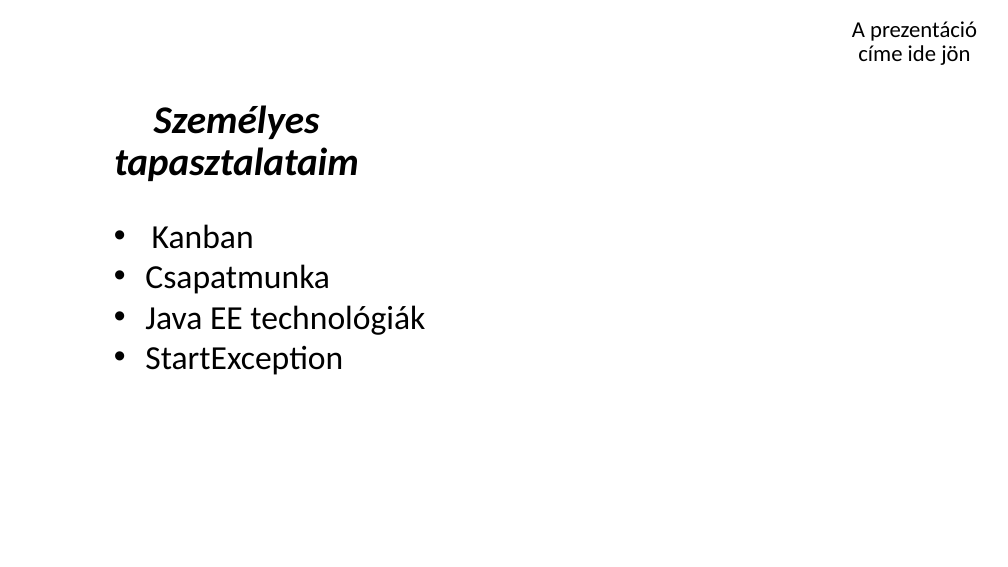
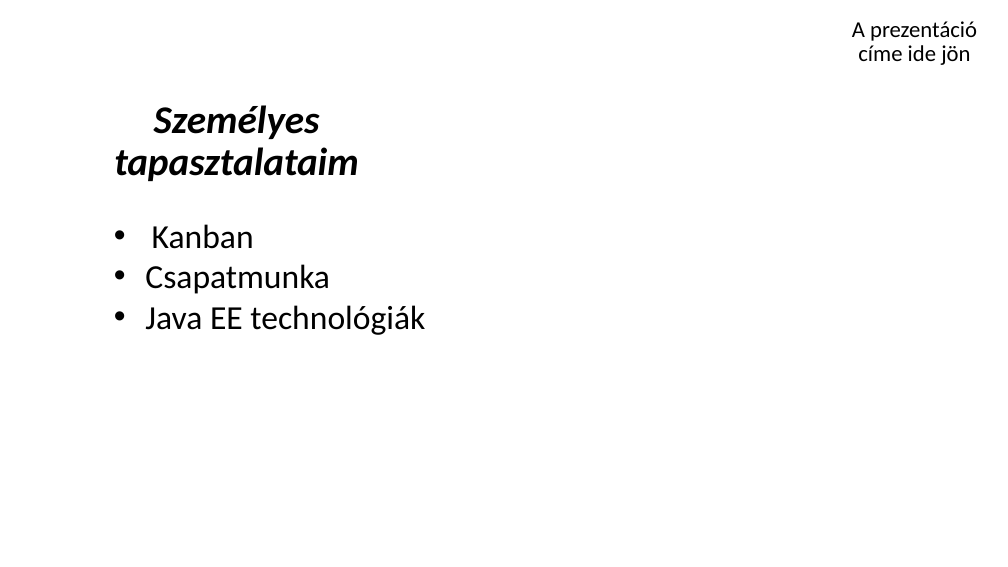
Before and after one commit to schonherz-java-ee-2016-spring/sandbox, a slide deck: slide 7 of Iványi-Nagy Gábor/ivanyi_nagy_gabor.pttx.pptx. Drawn at 1008x567 pixels with LibreOffice and Linux fonts; fonts in the diff are those of the drawing; background and template pictures are left out. Boxes give left, top, right and bottom in pixels: in the first picture for what was removed or moved away, otherwise in the second. Text is boxed around its words. In the diff, an @@ line names an element or a change of style, - is before the commit and + after.

```diff
--- a/Iványi-Nagy Gábor/ivanyi_nagy_gabor.pttx.pptx
+++ b/Iványi-Nagy Gábor/ivanyi_nagy_gabor.pttx.pptx
@@ text at bbox=[145, 345, 343, 375]: paragraph removed @@
-• StartException
```
Also in this commit, not shown: 2 other slides changed.
